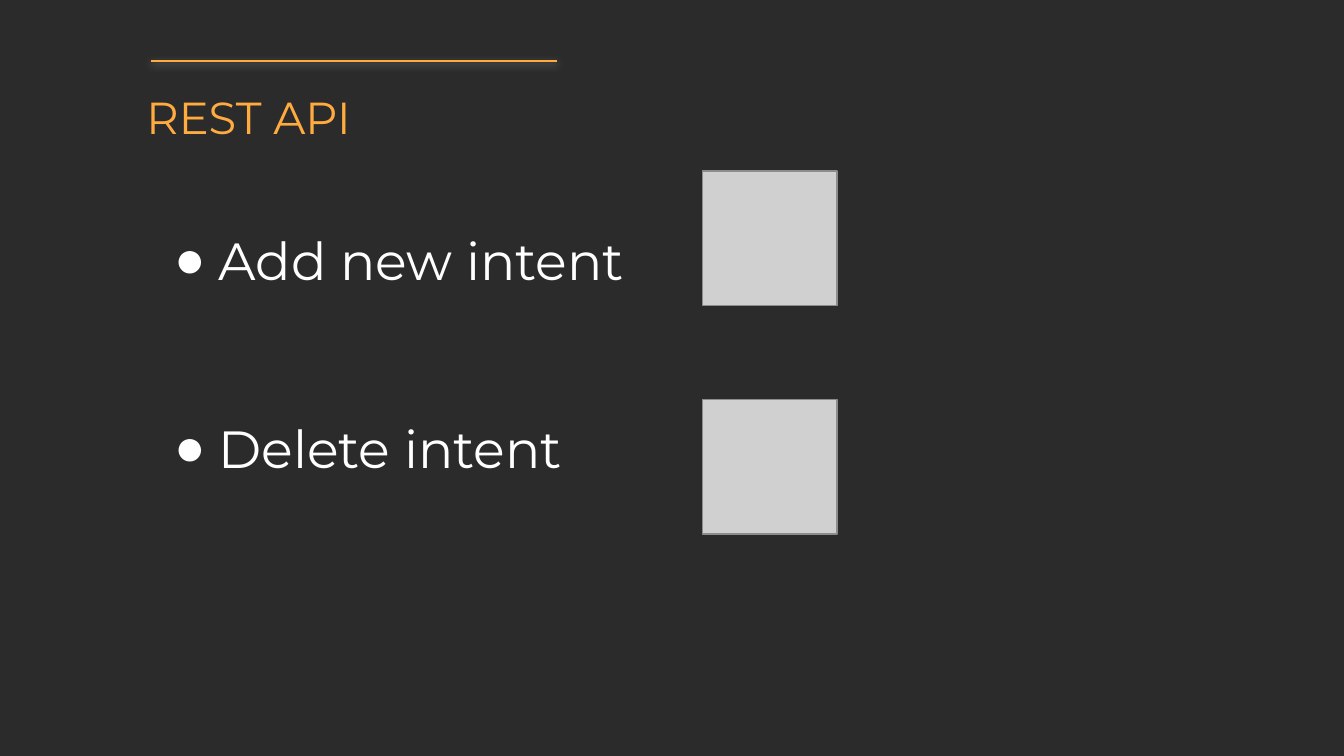
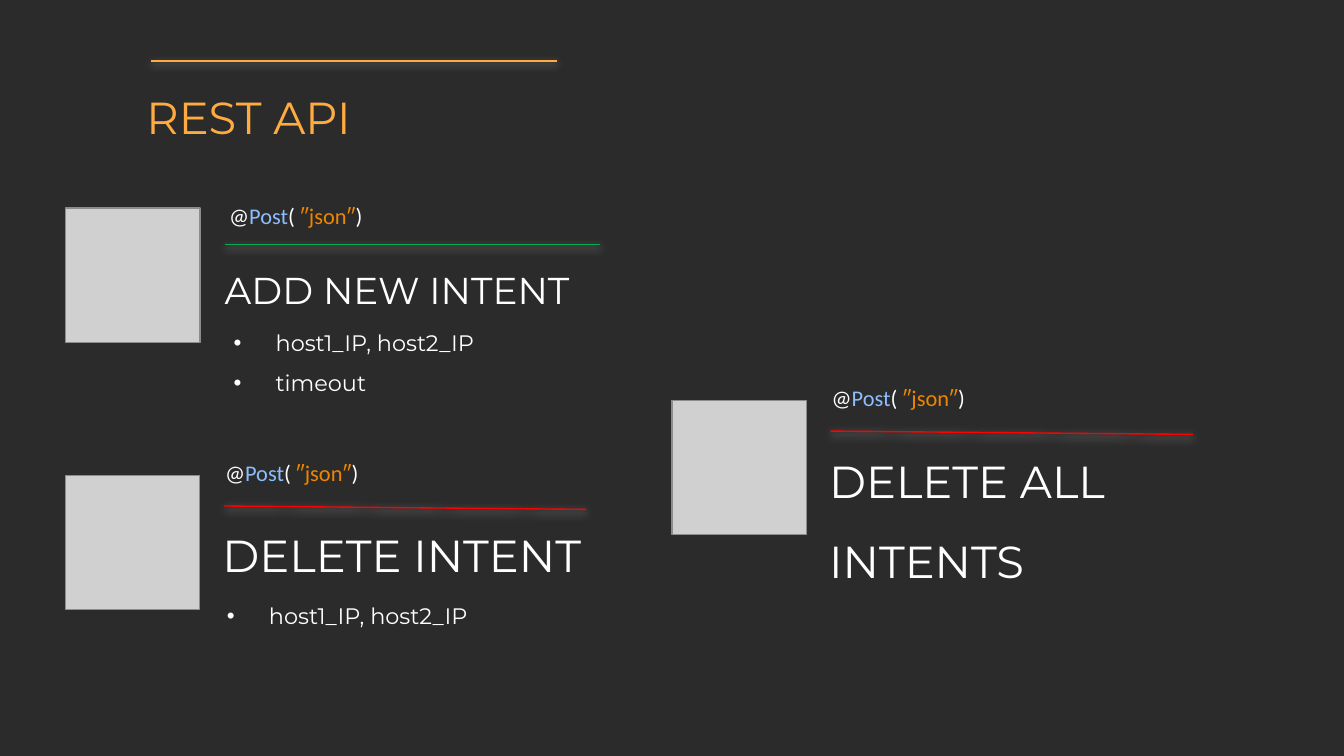
Before and after one commit to fraie98/IntentBasedApplication, a slide deck: slide 2 of documentation/pres_second_part.pptx. Drawn at 1344x756 pixels with LibreOffice and Linux fonts; fonts in the diff are those of the drawing; grey boxes stand for pictures; background and template pictures are left out; a plain dark background stands for a picture behind light text. Boxes give left, top, right and bottom in pixels: in the first picture for what was removed or moved away, otherwise in the second. Text is boxed around its words. In the diff, an @@ line names an element or a change of style, - is before the commit and + after.

```diff
--- a/documentation/pres_second_part.pptx
+++ b/documentation/pres_second_part.pptx
@@ picture: place and size @@
-picture at bbox=[703, 171, 837, 305]
+picture at bbox=[66, 208, 200, 343]
@@ text added at bbox=[229, 207, 362, 228], 12 pt, text #EF8600 @@
+@Post( ″json″)
@@ line added from (224, 245) to (601, 245), #00B050 0.75 pt @@
@@ text at bbox=[225, 278, 569, 304]: text changed; size 28 to 20 pt @@
-● Add new intent
-● Delete intent
+ADD NEW INTENT
@@ text added at bbox=[276, 334, 474, 391], 12 pt, text #FFFFFF @@
+• host1_IP, host2_IP
+• timeout
@@ text added at bbox=[832, 389, 965, 410], 12 pt, text #EF8600 @@
+@Post( ″json″)
@@ picture added at bbox=[672, 401, 806, 535] @@
@@ line added from (831, 431) to (1193, 434), #FF0000 0.75 pt @@
@@ picture: place and size @@
-picture at bbox=[703, 399, 837, 534]
+picture at bbox=[66, 476, 200, 610]
@@ text added at bbox=[225, 464, 358, 485], 12 pt, text #EF8600 @@
+@Post( ″json″)
@@ text added at bbox=[829, 466, 1105, 579], 24 pt, text #FFFFFF @@
+DELETE ALL INTENTS
@@ line added from (224, 507) to (586, 509), #FF0000 0.75 pt @@
@@ text added at bbox=[222, 540, 581, 572], 24 pt, text #FFFFFF @@
+DELETE INTENT
@@ text added at bbox=[269, 607, 467, 628], 12 pt, text #FFFFFF @@
+• host1_IP, host2_IP
```
Also in this commit, not shown: 2 other slides changed.
